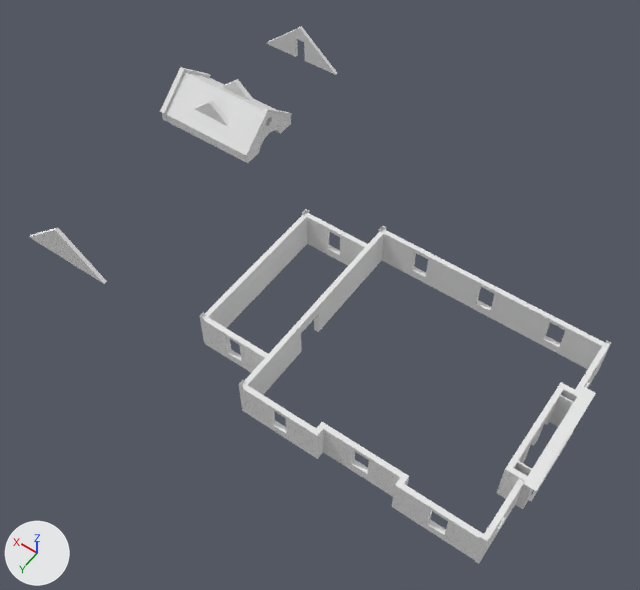
The glTF model na-project-portal/26-Projects/RB05__WestFarm/30__TrueVision__AppContent/DesignPhase01__ConceptDesign__Scheme-02/RB05__Storey__FirstFloor__ProposedWalls__MeshModel__.glb, before and after one commit.
Camera for both pictures: a 50 mm lens placed at (0.3, 53.1, 54.3), pointed at (24.2, 19.7, 1.8). The axes (+X, +Y, +Z) are drawn at lower left. The lights are the same throughout. The first picture is the older version. Vertices at exactly the same position are counted once.

The first picture shows '21__ProposedBuilding__Walls::Default', '21__ProposedBuilding__Walls::MAT000E__Masonry__StoneworkPattern'.
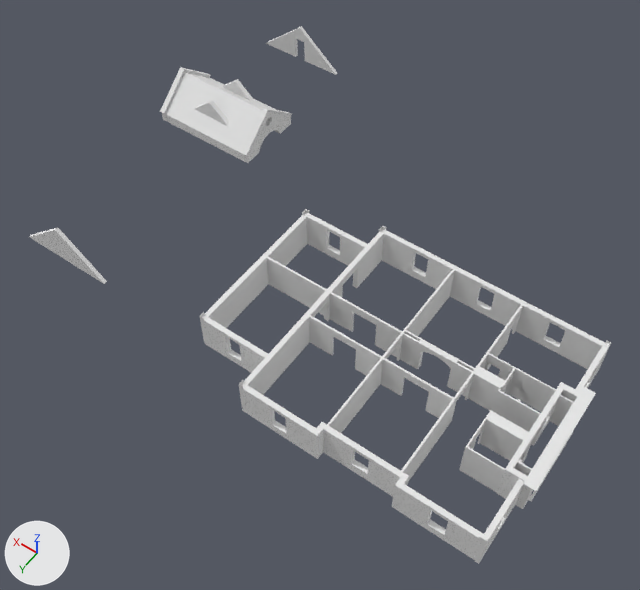
Changed parts and their boxes (x1, y1, x2, y2) in the pictures (640 x 590 px; the box of a moved part takes in the faces that stretch with it):
part 1 of me_mesh_0_21__proposedbuilding__walls__default, added
    after: (267, 257, 327, 316)
part 2 of me_mesh_0_21__proposedbuilding__walls__default, added
    after: (330, 269, 541, 432)
part 3 of me_mesh_0_21__proposedbuilding__walls__default, added
    after: (459, 410, 528, 493)
part 4 of me_mesh_0_21__proposedbuilding__walls__default, added
    after: (401, 373, 474, 482)
part 5 of me_mesh_0_21__proposedbuilding__walls__default, added
    after: (309, 315, 382, 376)
part 6 of me_mesh_0_21__proposedbuilding__walls__default, added
    after: (484, 353, 556, 412)
part 7 of me_mesh_0_21__proposedbuilding__walls__default, added
    after: (327, 333, 403, 433)
part 8 of me_mesh_0_21__proposedbuilding__walls__default, added
    after: (380, 358, 454, 418)
part 9 of me_mesh_0_21__proposedbuilding__walls__default, moved or reshaped
    both: (248, 234, 384, 395)

Patch to the scene script:
```diff
--- a/na-project-portal/26-Projects/RB05__WestFarm/30__TrueVision__AppContent/DesignPhase01__ConceptDesign__Scheme-02/RB05__Storey__FirstFloor__ProposedWalls__MeshModel__.glb.py
+++ b/na-project-portal/26-Projects/RB05__WestFarm/30__TrueVision__AppContent/DesignPhase01__ConceptDesign__Scheme-02/RB05__Storey__FirstFloor__ProposedWalls__MeshModel__.glb.py
@@ me_mesh_0_21__proposedbuilding__walls__default @@
 # used by ob_21__proposedbuilding__walls__default; location = (0.0, 0.0, 0.0)
-me_mesh_0_21__proposedbuilding__walls__default.from_pydata(...)  # 14312 vertices, 28601 faces; spans x 3.4..46.0, y -1.3..31.6, z 3.0..6.8
+me_mesh_0_21__proposedbuilding__walls__default.from_pydata(...)  # 14663 vertices, 29286 faces; spans x 3.4..46.0, y -1.3..31.6, z 3.0..6.8
+# me_mesh_0_21__proposedbuilding__walls__default part 1: a new loose piece, a box spanning x 22.0..27.12, y 21.98..22.12, z 3.4..6.4, in mat_default (white #e7e7e7)
+# me_mesh_0_21__proposedbuilding__walls__default part 2: a new loose piece of 190 vertices spanning x 5.5..21.6, y 15.4..22.4, z 3.4..6.4, in mat_default (white #e7e7e7)
+# me_mesh_0_21__proposedbuilding__walls__default part 3: a new loose piece of 30 vertices spanning x 5.5..8.2, y 23.9..27.0, z 3.4..6.4, in mat_default (white #e7e7e7)
+# me_mesh_0_21__proposedbuilding__walls__default part 4: a new loose piece of 16 vertices spanning x 10.4..10.5, y 22.1..30.6, z 3.4..6.4, in mat_default (white #e7e7e7)
+# me_mesh_0_21__proposedbuilding__walls__default part 5: a new loose piece of 16 vertices spanning x 15.9..21.6, y 24.4..24.6, z 3.4..6.4, in mat_default (white #e7e7e7)
+# me_mesh_0_21__proposedbuilding__walls__default part 6: a new loose piece of 16 vertices spanning x 5.5..10.4, y 20.1..20.3, z 3.4..6.4, in mat_default (white #e7e7e7)
+# me_mesh_0_21__proposedbuilding__walls__default part 7: a new loose piece of 16 vertices spanning x 15.7..15.9, y 22.1..30.6, z 3.4..6.4, in mat_default (white #e7e7e7)
+# me_mesh_0_21__proposedbuilding__walls__default part 8: a new loose piece of 16 vertices spanning x 10.5..15.7, y 24.4..24.6, z 3.4..6.4, in mat_default (white #e7e7e7)
+# me_mesh_0_21__proposedbuilding__walls__default part 9: 5 vertices moved from x 21.6..22.0, y 23.5..25.5, z 3.4..5.5 to x 21.6..22.0, y 18.7..24.2, z 3.4..5.7; 4 vertices removed from x 21.6..22.0, y 23.0..23.5, z 3.4..5.5; 11 vertices added at x 21.6..22.0, y 18.7..22.3, z 3.4..5.7
+# other edits to the shape of me_mesh_0_21__proposedbuilding__walls__default do not show in these pictures
 me_mesh_0_21__proposedbuilding__walls__default.materials.append(mat_default)
```
